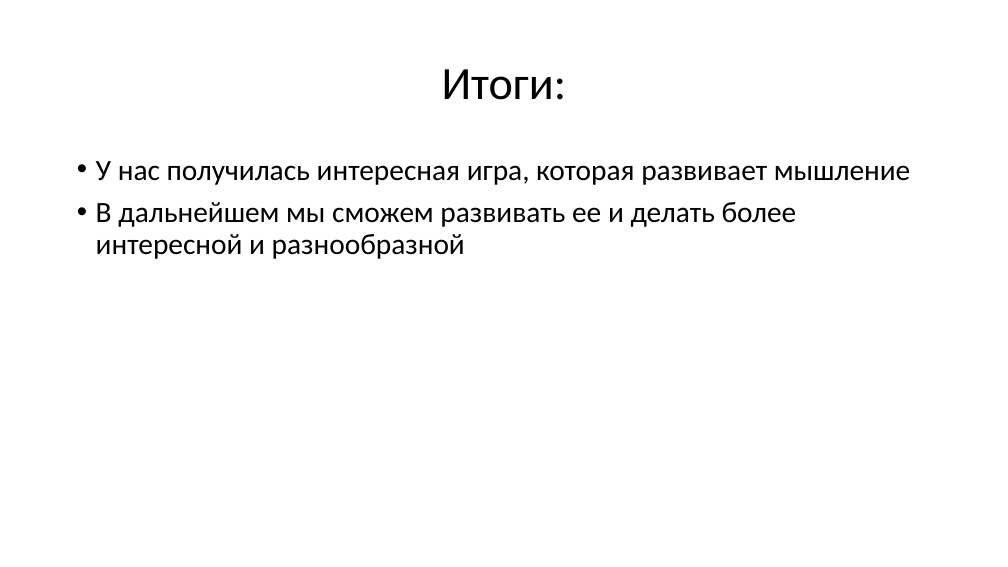
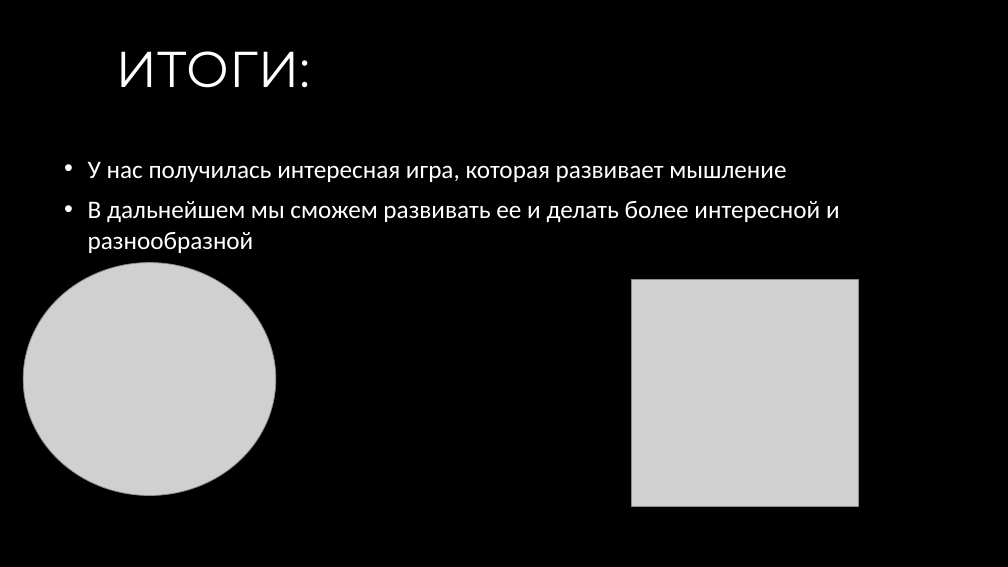
Before and after one commit to msrgoooo/Puzzle_platformer, a slide deck: slide 6 of Платформер с головоломкой.pptx. Drawn at 1008x567 pixels with LibreOffice and Linux fonts; fonts in the diff are those of the drawing; grey boxes stand for pictures; background and template pictures are left out. Boxes give left, top, right and bottom in pixels: in the first picture for what was removed or moved away, otherwise in the second. Text is boxed around its words. In the diff, an @@ line names an element or a change of style, - is before the commit and + after.

```diff
--- a/Платформер с головоломкой.pptx
+++ b/Платформер с головоломкой.pptx
@@ background #FFFFFF to picture (left out) @@
@@ title at (116, 51, 311, 88): text changed; size 44 to 48 pt; font Calibri to Montserrat; text colour #000000 to #FFFFFF @@
-Итоги:
+ИТОГИ:
@@ text "У нас получилась интересная игра, ...": place and size @@
-text "У нас получилась интересная игра, ..." at (96, 161, 911, 259)
+text "У нас получилась интересная игра, ..." at (88, 161, 840, 253)
@@ text "У нас получилась интересная игра, ..." at (88, 161, 840, 253): size 28 to 24 pt, text colour #000000 to #FFFFFF; indent changed; line spacing 0.9 to 1; vertical alignment top to middle @@
@@ picture added at (23, 262, 276, 495) @@
@@ picture added at (632, 279, 859, 506) @@
```
Also in this commit, not shown: 5 other slides changed.
